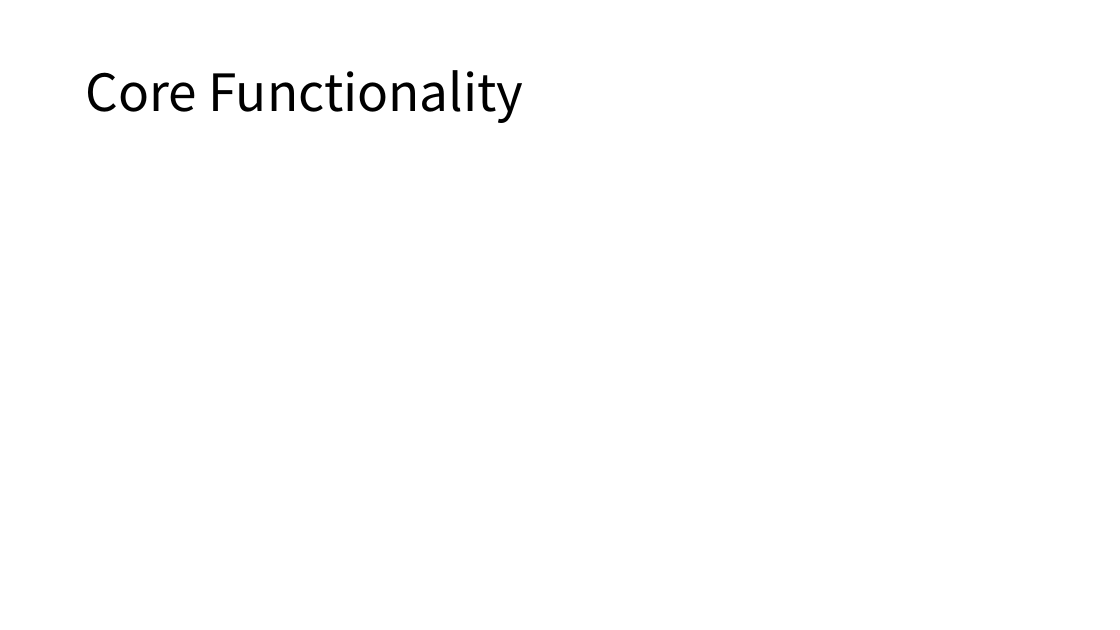
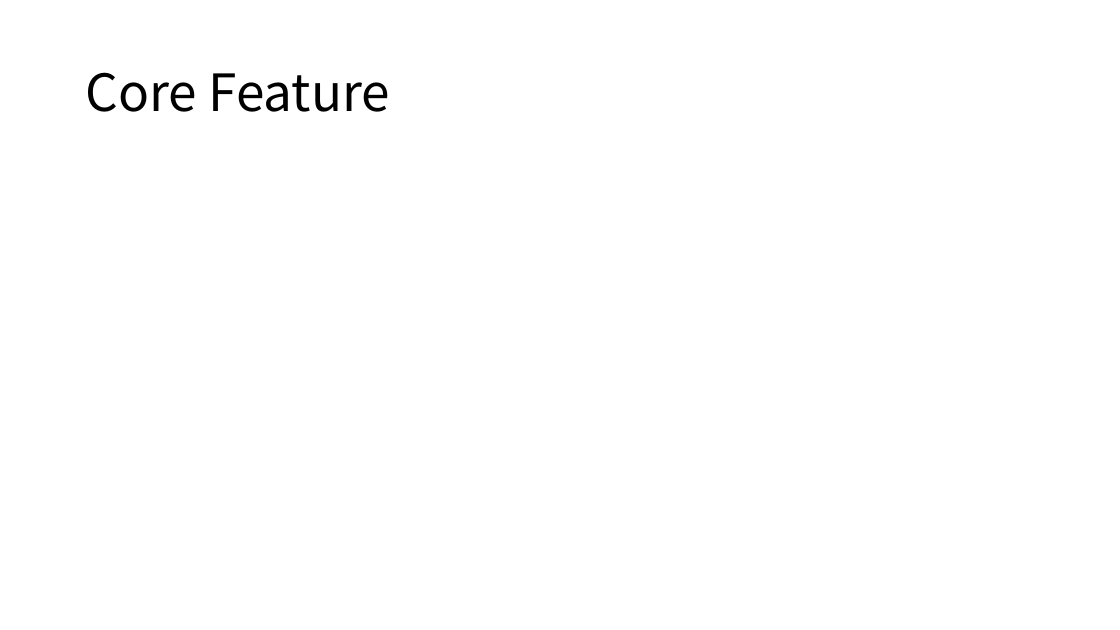
Before and after one commit to boycececil666gmailcom/webgpu-renderer, a slide deck: slide 4 of WebGPU Renderer.pptx. Drawn at 1120x630 pixels with LibreOffice and Linux fonts; fonts in the diff are those of the drawing. Boxes give left, top, right and bottom in pixels: in the first picture for what was removed or moved away, otherwise in the second. Text is boxed around its words. In the diff, an @@ line names an element or a change of style, - is before the commit and + after.

```diff
--- a/WebGPU Renderer.pptx
+++ b/WebGPU Renderer.pptx
@@ title at <box>85,72,391,112</box>: text changed @@
-Core Functionality
+Core Feature
```
Also in this commit, not shown: 6 other slides changed, 8 other files.
